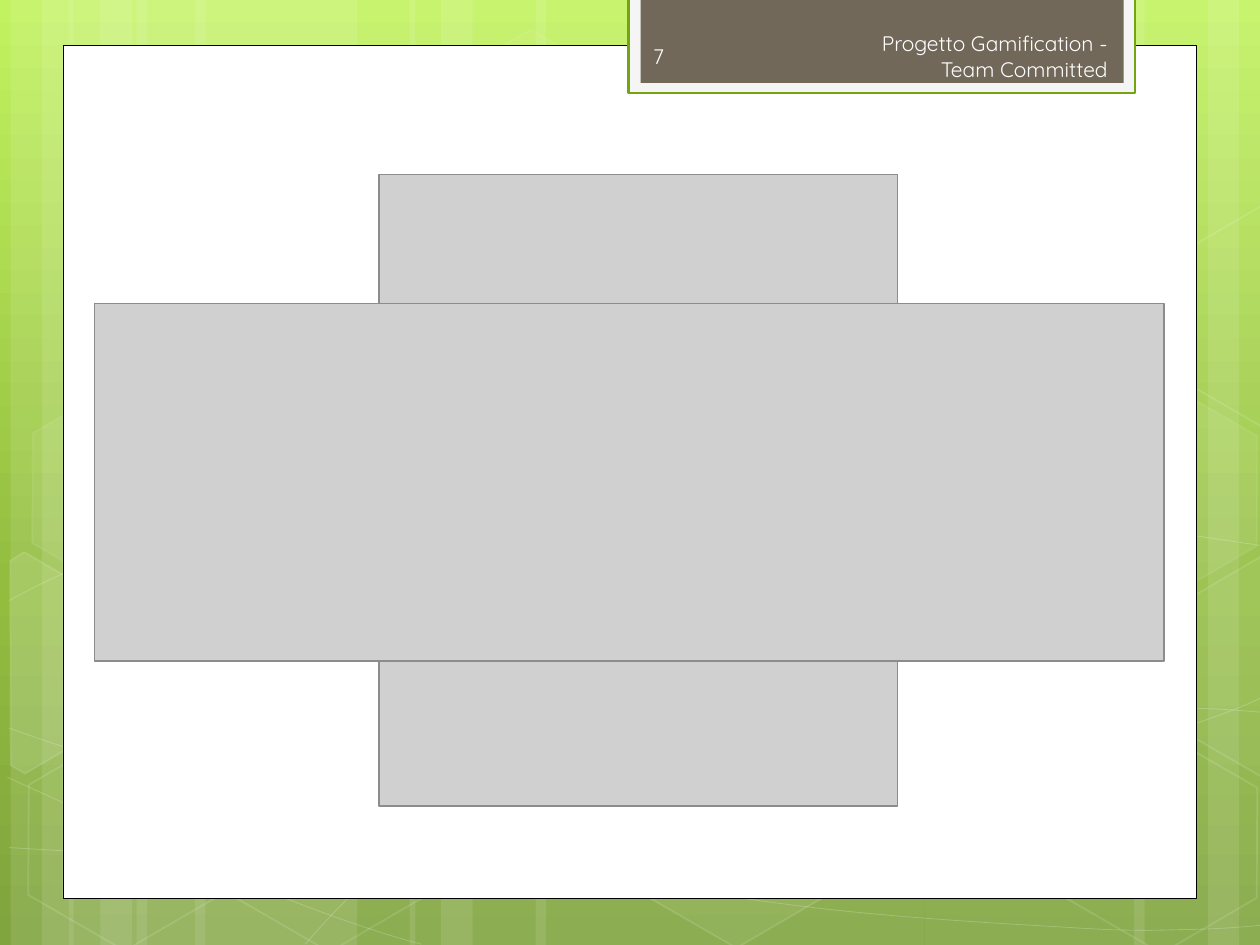
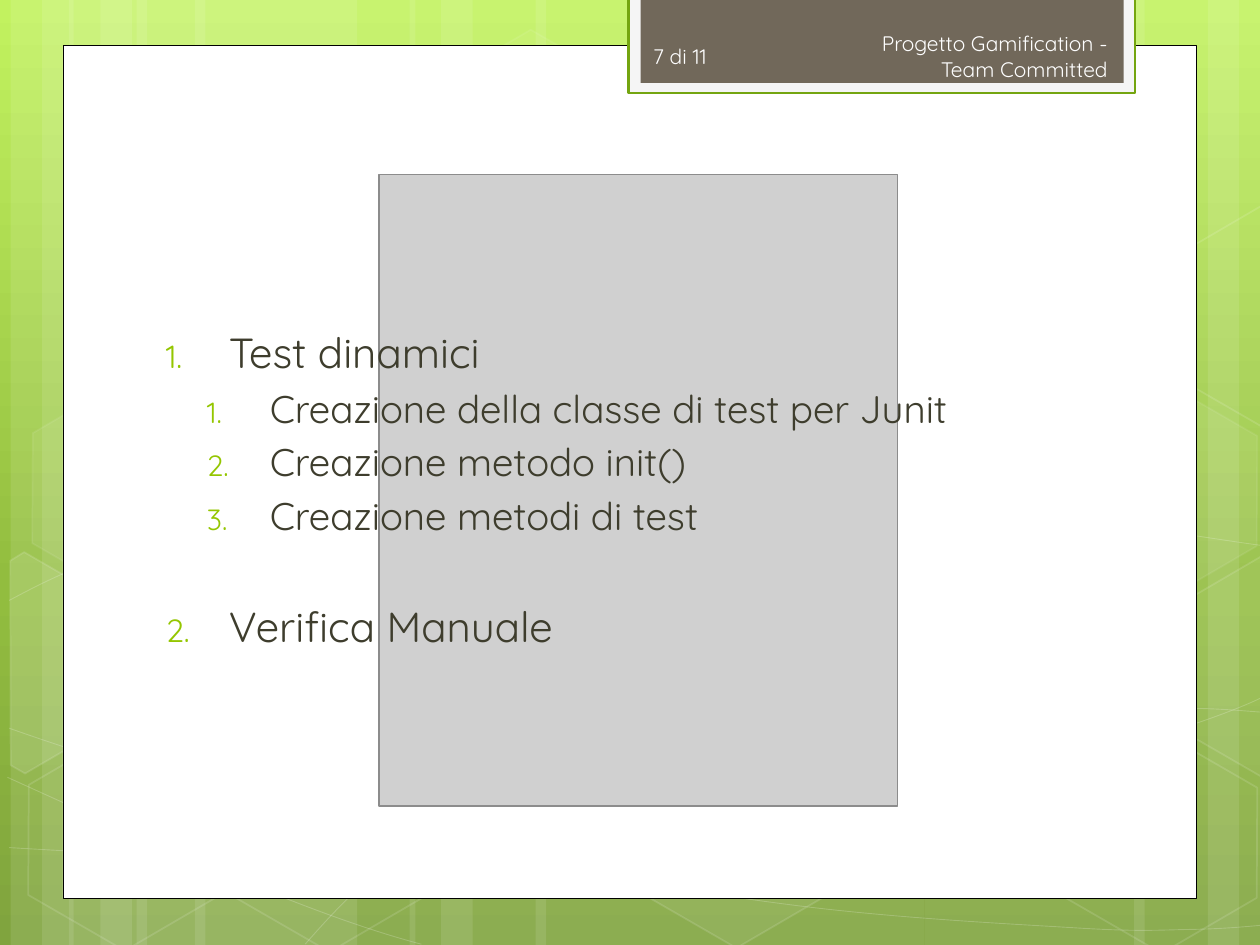
Before and after one commit to TeamCommitted/Team-Committed---Documenti, a slide deck: slide 7 of RQ/Esterni/Presentazione/RQ-Presentazione.pptx. Drawn at 1260x945 pixels with LibreOffice and Linux fonts; fonts in the diff are those of the drawing; grey boxes stand for pictures. Boxes give left, top, right and bottom in pixels: in the first picture for what was removed or moved away, otherwise in the second. Text is boxed around its words. In the diff, an @@ line names an element or a change of style, - is before the commit and + after.

```diff
--- a/RQ/Esterni/Presentazione/RQ-Presentazione.pptx
+++ b/RQ/Esterni/Presentazione/RQ-Presentazione.pptx
@@ page number at [653, 48, 707, 64]: text changed @@
-7
+7 di 11
@@ picture removed at [94, 304, 1164, 660] @@
@@ text added at [229, 325, 947, 643], 22 pt, text #3E3D2D @@
+1. Test dinamici
+  1. Creazione della classe di test per Junit
+  2. Creazione metodo init()
+  3. Creazione metodi di test
+2. Verifica Manuale
```
Also in this commit, not shown: 2 other slides changed, 2 slides added, 1 slide removed, 2 other files.
